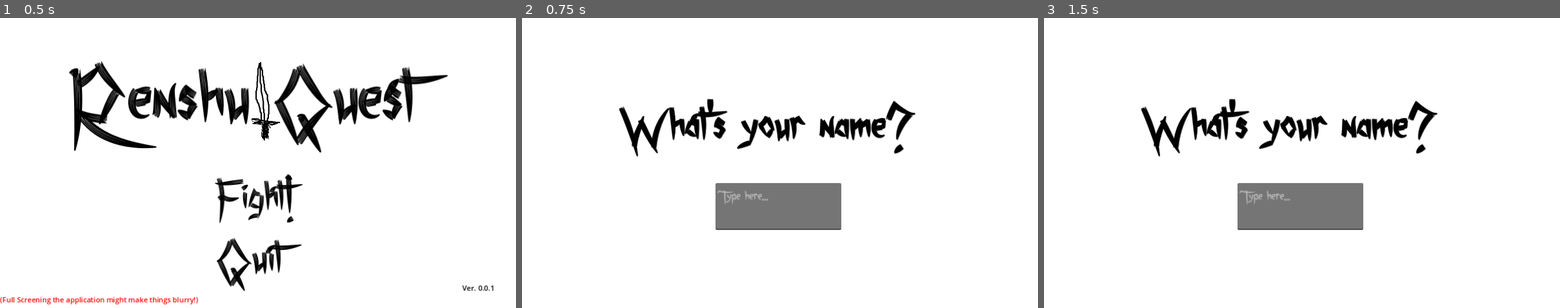
Above: before the commit, frames 1-3 (left to right).
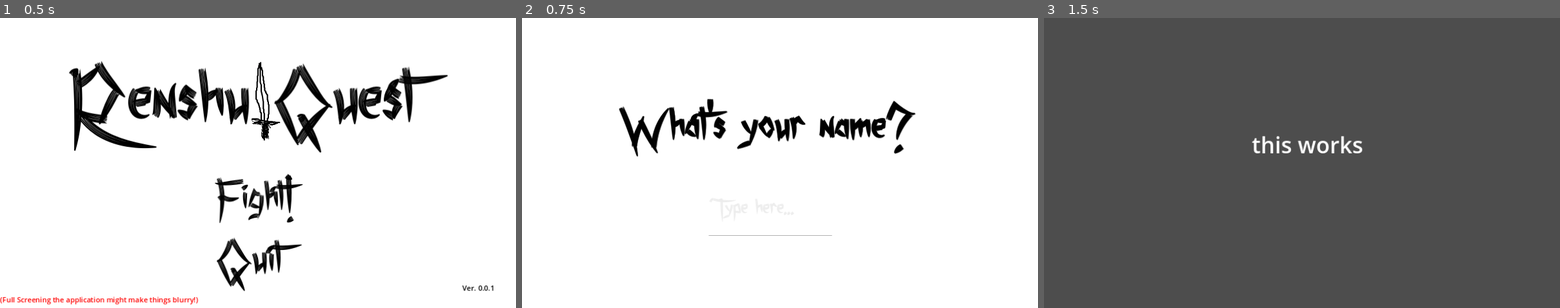
Above: after the commit, the same moments.

Repository: pseudonym07/renshu-main
Game: Godot game, scene res://MainMenu.tscn
The game is run twice, just before and just after one commit, with the same random seed, the same clock (stepped at 60 frames per second) and the same inputs.
Inputs (mouse positions are in pixels of both pictures, inside the frame that each line leads up to):
- Up to frame 1 (0.5 s): no input
- Up to frame 2 (0.75 s): click "Fight!" at 0.5 s
- Up to frame 3 (1.5 s): tap Enter at 1.25, 1.35 s; move the mouse to (1415, 148) at 1.27 s

Frame 1 is identical in both runs. In frame 2, 4.0% of the frame differs, in the area x 36-62%, y 56-76%; in frame 3, 99%, in the area x 0-100%, y 0-100%.

Commit message:
quick upload

Diff:
--- /dev/null
+++ b/BattleUI.gd
@@ -0,0 +1,6 @@
+extends Control
+
+func _unhandled_input(event):
+	if event is InputEventKey:
+		if event.pressed and event.keycode == KEY_ESCAPE:
+			get_tree().quit()
--- a/BattleUI.tscn
+++ b/BattleUI.tscn
@@ -1,6 +1,6 @@
 [gd_scene load_steps=2 format=3 uid="uid://day3snk63p8hy"]
 
-[ext_resource type="PackedScene" uid="uid://dqo6qfxly7w3h" path="res://battlebgmusic.tscn" id="1_gstjo"]
+[ext_resource type="Script" path="res://BattleUI.gd" id="1_fxsqs"]
 
 [node name="BattleUI" type="Control"]
 layout_mode = 3
@@ -8,6 +8,7 @@
 anchor_bottom = 1.907
 offset_right = 0.447876
 offset_bottom = -0.200073
+script = ExtResource("1_fxsqs")
 
 [node name="Label" type="Label" parent="."]
 layout_mode = 0
@@ -17,5 +18,3 @@
 offset_bottom = 274.0
 theme_override_font_sizes/font_size = 50
 text = "this works"
-
-[node name="AudioStreamPlayer2D" parent="." instance=ExtResource("1_gstjo")]
--- a/Entry Box.gd
+++ b/Entry Box.gd
@@ -1,6 +1,19 @@
 extends TextEdit
+var playerName = ""
 
+func _unhandled_input(event):
+	if event is InputEventKey:
+		if event.pressed and event.keycode == KEY_ESCAPE:
+			get_tree().quit()
 
+# Called every frame. 'delta' is the elapsed time since the previous frame.
+func _process(delta):
+	if (playerName != get_text()):
+		playerName = get_text()
+		print(playerName)
 
-func _on_text_set():
-	pass # Replace with function body.
+func _input(event):
+	if event is InputEventKey and event.pressed:
+		if event.keycode == KEY_ENTER:
+			get_tree().change_scene_to_file("res://BattleUI.tscn")
+			print(playerName)
--- /dev/null
+++ b/MainMenu.gd
@@ -0,0 +1,6 @@
+extends Node
+
+func _unhandled_input(event):
+	if event is InputEventKey:
+		if event.pressed and event.keycode == KEY_ESCAPE:
+			get_tree().quit()
--- a/MainMenu.tscn
+++ b/MainMenu.tscn
@@ -1,5 +1,6 @@
-[gd_scene load_steps=7 format=3 uid="uid://dv475oyqy81gm"]
+[gd_scene load_steps=8 format=3 uid="uid://dv475oyqy81gm"]
 
+[ext_resource type="Script" path="res://MainMenu.gd" id="1_bbxj3"]
 [ext_resource type="Script" path="res://Quit Button.gd" id="2_ucdkl"]
 [ext_resource type="FontFile" uid="uid://clh1r1t54fjr2" path="res://assets/font/shent/Shenttpuro Font.ttf" id="3_ltvjv"]
 [ext_resource type="Script" path="res://Let's Fight Button.gd" id="3_rwwhb"]
@@ -10,6 +11,7 @@
 [sub_resource type="StyleBoxTexture" id="StyleBoxTexture_qlpcy"]
 
 [node name="MainMenu" type="Node"]
+script = ExtResource("1_bbxj3")
 
 [node name="Control" type="Control" parent="."]
 layout_mode = 3
--- a/askPname.tscn
+++ b/askPname.tscn
@@ -13,13 +13,14 @@
 texture = SubResource("CanvasTexture_8hdbg")
 
 [node name="Entry Box" type="TextEdit" parent="."]
-offset_left = 432.0
-offset_top = 369.0
-offset_right = 713.0
-offset_bottom = 474.0
-theme_override_colors/background_color = Color(1, 1, 1, 0)
+offset_left = 414.0
+offset_top = 381.0
+offset_right = 695.0
+offset_bottom = 486.0
+theme_override_colors/background_color = Color(1, 1, 1, 1)
+theme_override_colors/font_color = Color(0, 0, 0, 1)
 theme_override_fonts/font = ExtResource("1_5k6a4")
-theme_override_font_sizes/font_size = 21
+theme_override_font_sizes/font_size = 35
 placeholder_text = "Type here..."
 wrap_mode = 1
 script = ExtResource("2_6tb7m")
